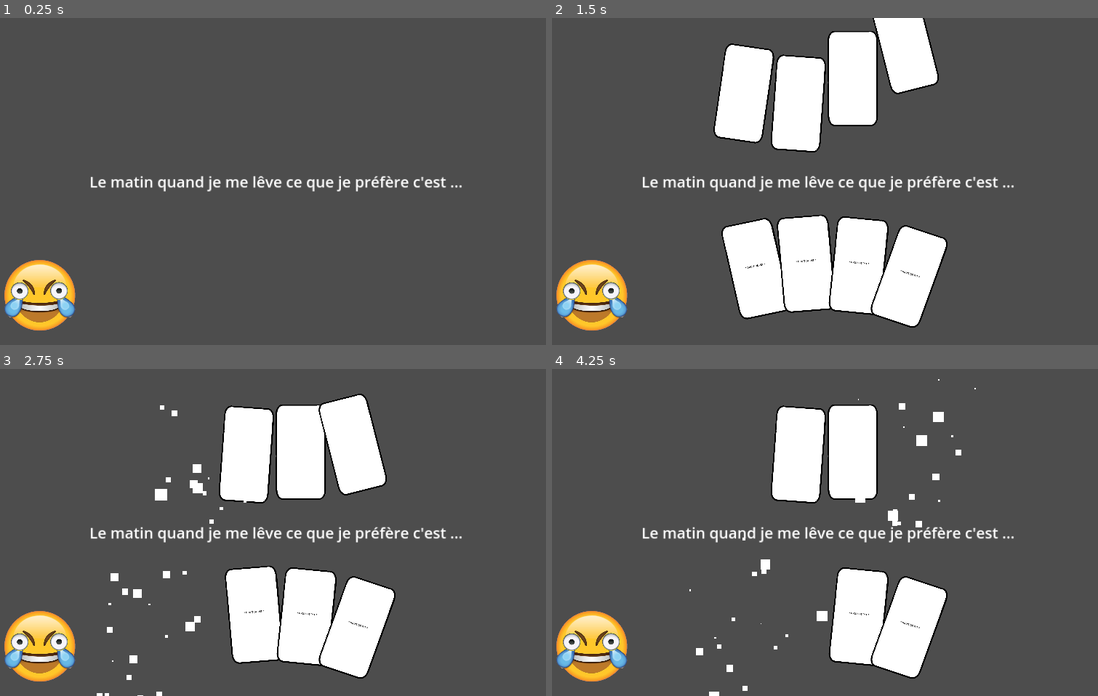
Above: before the commit, frames 1-4 (two rows, left to right).
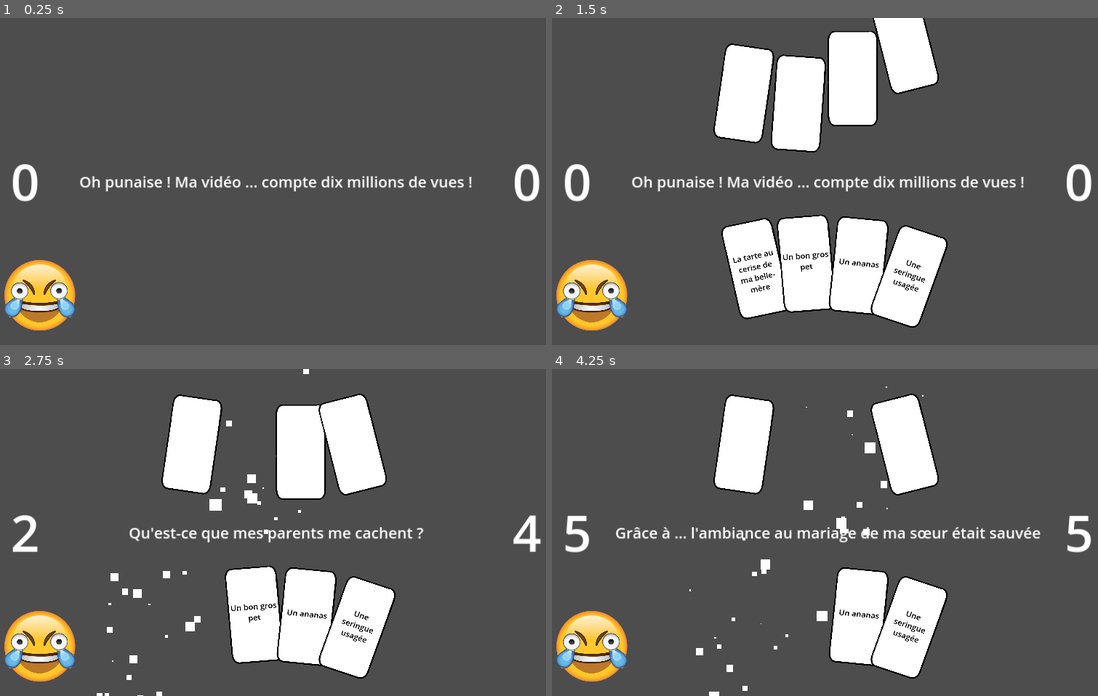
Above: after the commit, the same moments.

Repository: McMaaarty/Crazy-Card-Mania
Game: Godot game, scene res://Scenes/BattleArena.tscn
The game is run twice, just before and just after one commit, with the same random seed, the same clock (stepped at 60 frames per second) and the same inputs.
Inputs (mouse positions are in pixels of both pictures, inside the frame that each line leads up to):
- Up to frame 1 (0.25 s): no input
- Up to frame 2 (1.5 s): move the mouse to (754, 233) at 0.52 s; hold Right (ui_right) 0.53-1.28 s; move the mouse to (808, 263) at 1.27 s; hold Down (ui_down) from 1.28 s (still down)
- Up to frame 3 (2.75 s): release Down (ui_down) at 2 s; click (202, 620) at 2 s
- Up to frame 4 (4.25 s): move the mouse to (857, 617) at 2.77 s; hold Right (ui_right) 2.78-3.5 s; click (808, 614) at 3.5 s

The runs differ from the first frame. In frame 1, 2.1% of the frame differs, in the area x 2-99%, y 44-57%; in frame 2, 2.5%; in frame 3, 7.2%; in frame 4, 13%, in the area x 2-99%, y 3-84%.

Commit message:
Premier jeu fonctionnel

Diff:
--- a/Assets/Data/StaticData.gd
+++ b/Assets/Data/StaticData.gd
@@ -5,9 +5,11 @@
 var allCards = {}
 var fartSounds = []
 
+var gamer:int = 0
+var computer:int = 0
 
 func _ready():
-	allCards = load_json_file("res://Assets/data/datas.json")
+	allCards = load_json_file("res://Assets/Data/datas.json")
 	loadFarts()
 	print(load_by_id("questions", 5))
 	print(get_values_by_promptIds(2,1))
@@ -23,6 +25,13 @@
 			return key
 	return "Valeur non trouvé dans le dictionnaire : " + listTarget
 
+func id_by_string(listTarget:String, label:String) -> int:
+	var dict = allCards[listTarget]
+	return dict[label]
+
+func load_by_target(listTarget : String) -> Array:
+	var target:Dictionary = allCards[listTarget]
+	return target.keys()
 
 func get_values_by_promptIds(prompt_id: int, answer_id: int) -> int:
 	var values = allCards["Values"]
@@ -54,3 +63,19 @@
 
 func get_random_fart():
 	return fartSounds.pick_random()
+
+func reset_results():
+	gamer = 0
+	computer = 0
+
+func add_point_to_gamer(points: int):
+	gamer += points
+
+func get_gamer_points() -> int:
+	return gamer
+
+func add_point_to_computer(points: int):
+	computer += points
+
+func get_computer_points() -> int:
+	return computer
--- a/Scenes/BattleArena.tscn
+++ b/Scenes/BattleArena.tscn
@@ -134,6 +134,10 @@
 size_flags_horizontal = 4
 size_flags_vertical = 4
 mouse_filter = 2
+theme_override_constants/margin_left = 50
+theme_override_constants/margin_top = 50
+theme_override_constants/margin_right = 50
+theme_override_constants/margin_bottom = 50
 script = ExtResource("1_js77l")
 
 [node name="Timer" type="Timer" parent="."]
@@ -237,6 +241,17 @@
 position = Vector2(106, 549)
 scale = Vector2(0.24375, 0.24375)
 texture = ExtResource("6_ef64o")
+
+[node name="computer" type="Label" parent="."]
+layout_mode = 2
+theme_override_font_sizes/font_size = 100
+text = "0"
+horizontal_alignment = 2
+
+[node name="gamer" type="Label" parent="."]
+layout_mode = 2
+theme_override_font_sizes/font_size = 100
+text = "0"
 
 [connection signal="timeout" from="Timer" to="." method="_on_timer_timeout"]
 [connection signal="button_clic" from="Node2D/Card1" to="." method="_on_card_1_button_clic"]
--- a/Scenes/Objects/Card.tscn
+++ b/Scenes/Objects/Card.tscn
@@ -30,9 +30,11 @@
 offset_right = 154.0
 offset_bottom = 84.0
 theme_override_colors/font_color = Color(0, 0, 0, 1)
+theme_override_font_sizes/font_size = 50
 text = "* BRUIT DE PET *"
 horizontal_alignment = 1
 vertical_alignment = 1
+autowrap_mode = 2
 metadata/_edit_use_anchors_ = true
 
 [connection signal="button_down" from="." to="." method="_on_button_down"]
--- a/Scripts/BattleArena.gd
+++ b/Scripts/BattleArena.gd
@@ -14,7 +14,10 @@
 var hoverCard3:bool
 var hoverCard4:bool
 
+var questions:Array
+
 var adversaire:Array
+var reponsesAdversaire:Array;
 
 var normal_scale:float = 1
 var high_scale:float = 1.5
@@ -23,10 +26,17 @@
 var winEffect = load("res://Scenes/Effects/ConfettiPartyEffect.tscn")
 
 func _ready():
+	questions = StaticData.load_by_target("questions")
+	var reponses:Array = StaticData.load_by_target("reponses")
+
+	questions.shuffle()
+	reponses.shuffle()
+
 	card1 = $Node2D/Card1
 	card2 = $Node2D/Card2
 	card3 = $Node2D/Card3
 	card4 = $Node2D/Card4
+
 	label = $CenterContainer/Label
 
 	adversaire.append($NodeAdversaire/CardAversaire1)
@@ -35,7 +45,18 @@
 	adversaire.append($NodeAdversaire/CardAversaire4)
 	adversaire.shuffle()
 
-	changePrompt("Le matin quand je me lêve ce que je préfère c'est ...")
+	changePrompt(questions.pop_front())
+
+	card1.change_label(reponses.pop_front())
+	card2.change_label(reponses.pop_front())
+	card3.change_label(reponses.pop_front())
+	card4.change_label(reponses.pop_front())
+
+	reponsesAdversaire.append(reponses.pop_front())
+	reponsesAdversaire.append(reponses.pop_front())
+	reponsesAdversaire.append(reponses.pop_front())
+	reponsesAdversaire.append(reponses.pop_front())
+
 	setupScene()
 
 func _process(delta):
@@ -112,6 +133,8 @@
 		instanciateEffect(card4)
 
 func instanciateEffect(card):
+	var gamerReponse = card.get_label()
+
 	var instance = eraseEffect.instantiate()
 	instance.position = Vector2(card.position.x + card.size.x, card.position.y + card.size.y)
 	add_child(instance)
@@ -121,8 +144,30 @@
 	$Timer.start()
 
 	var nodeAdversaire = $NodeAdversaire
+	var carte = adversaire.pop_back()
 
-	var carte = adversaire.pop_back()
+	var computerReponse = reponsesAdversaire.pop_back()
+
+	StaticData.add_point_to_gamer(
+		StaticData.get_values_by_promptIds(
+			StaticData.id_by_string("questions", label.text),
+			StaticData.id_by_string("reponses", gamerReponse)
+		)
+	)
+	StaticData.add_point_to_computer(
+		StaticData.get_values_by_promptIds(
+			StaticData.id_by_string("questions", label.text),
+			StaticData.id_by_string("reponses", computerReponse)
+		)
+	)
+	changePrompt(questions.pop_front())
+
+	var gamerLabel = $gamer
+	var computerLabel = $computer
+
+	gamerLabel.text = str(StaticData.get_gamer_points())
+	computerLabel.text = str(StaticData.get_computer_points())
+
 	var instanceAdversaire = eraseEffect.instantiate()
 
 	instanceAdversaire.position = Vector2(carte.position.x + nodeAdversaire.position.x, carte.position.y + nodeAdversaire.position.y)
--- a/Scripts/CardHover.gd
+++ b/Scripts/CardHover.gd
@@ -12,3 +12,11 @@
 
 func _on_button_down():
 	button_clic.emit()
+
+func change_label(text: String):
+	var label = $Carte/Label
+	label.text = text
+
+func get_label() -> String:
+	var label = $Carte/Label
+	return label.text
Not shown: 1 places in Scenes/Objects/CardInventory.tscn that only renumber resources
